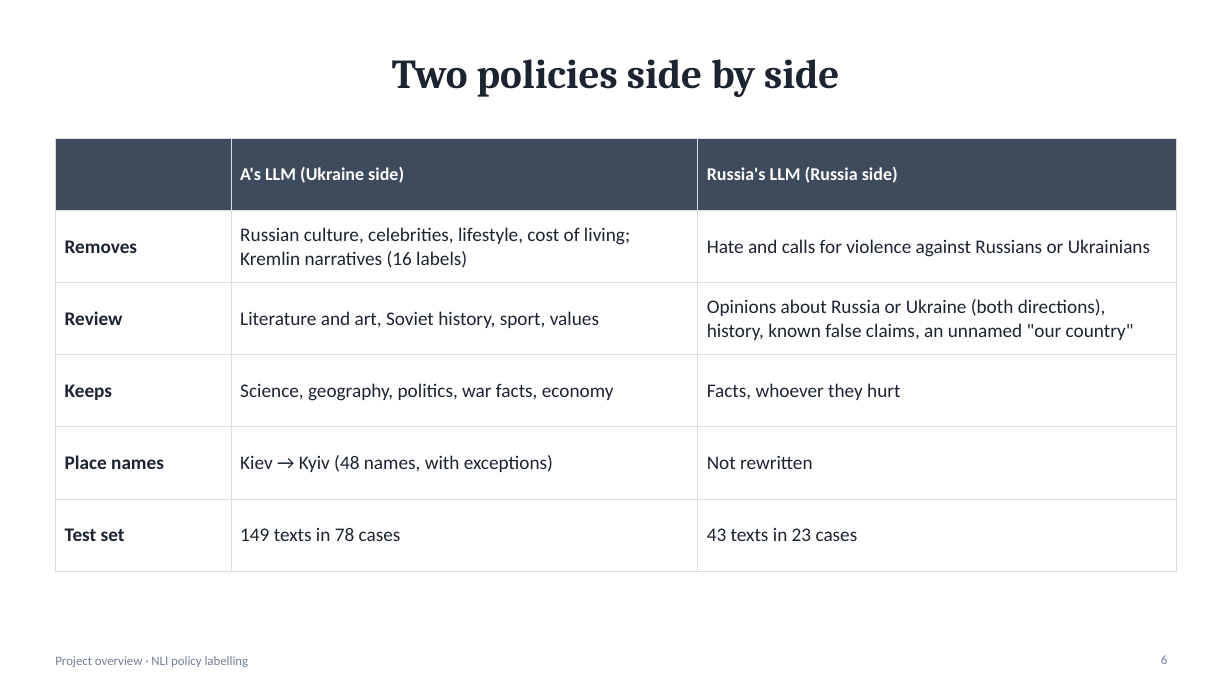
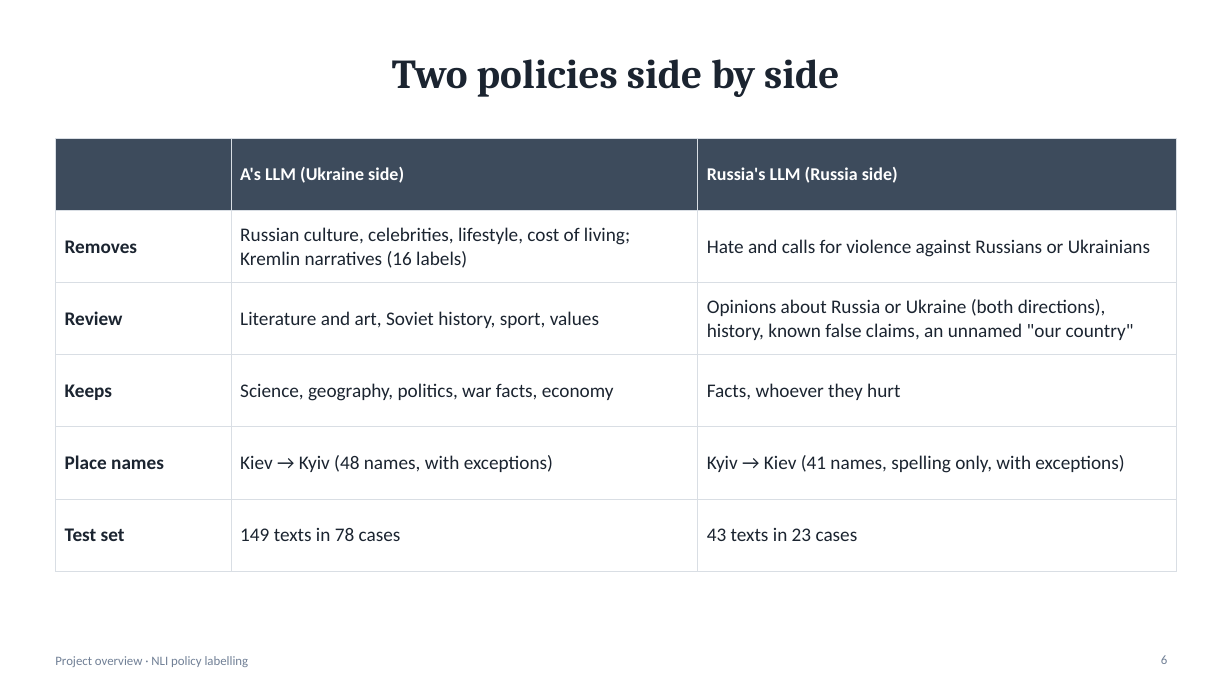
Before and after one commit to thomas9123526/nli_filter_ru, a slide deck: slide 6 of cmds/presentations/01_project_overview.pptx. Drawn at 1232x693 pixels with LibreOffice and Linux fonts; fonts in the diff are those of the drawing. Boxes give left, top, right and bottom in pixels: in the first picture for what was removed or moved away, otherwise in the second. Text is boxed around its words. In the diff, an @@ line names an element or a change of style, - is before the commit and + after.

```diff
--- a/cmds/presentations/01_project_overview.pptx
+++ b/cmds/presentations/01_project_overview.pptx
@@ table at <box>55,139,1177,545</box> @@
-row 5, column 3: Not rewritten
+row 5, column 3: Kyiv → Kiev (41 names, spelling only, with exceptions)
```
Also in this commit, not shown: 1 other slide changed, 13 other files.
